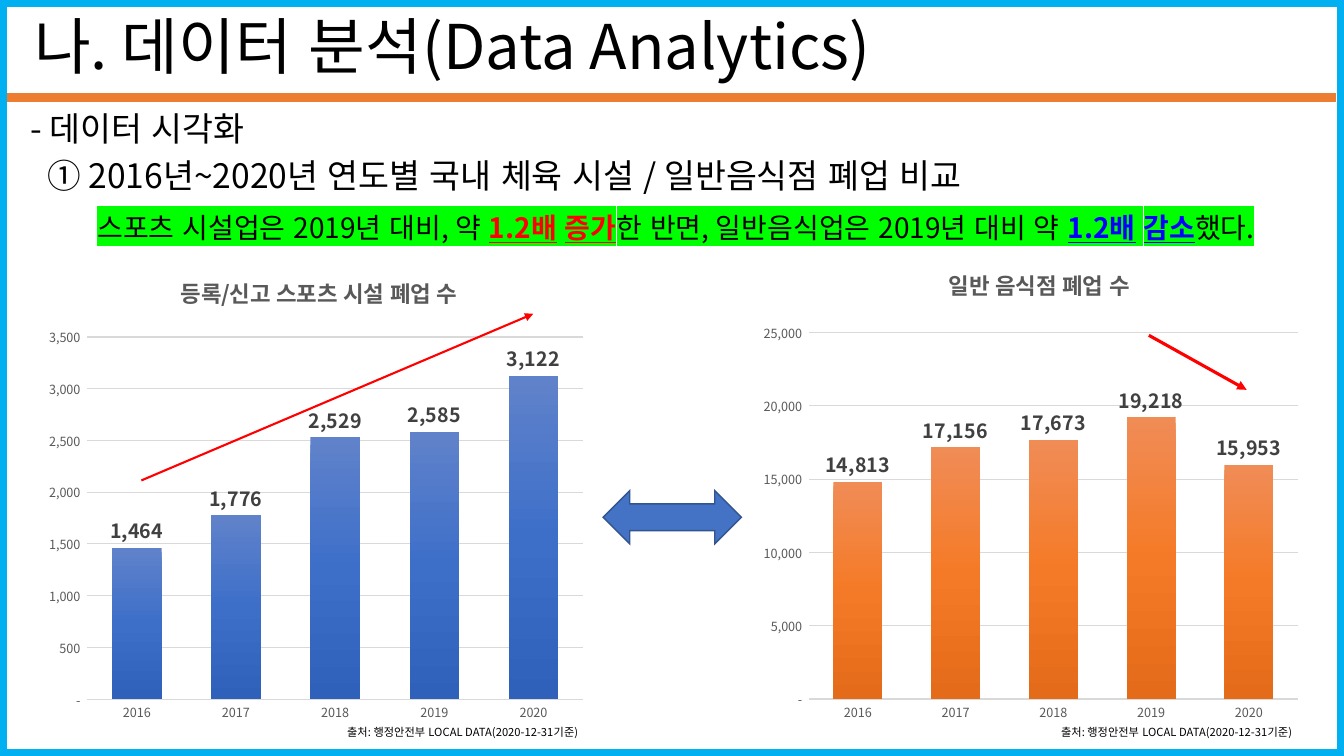
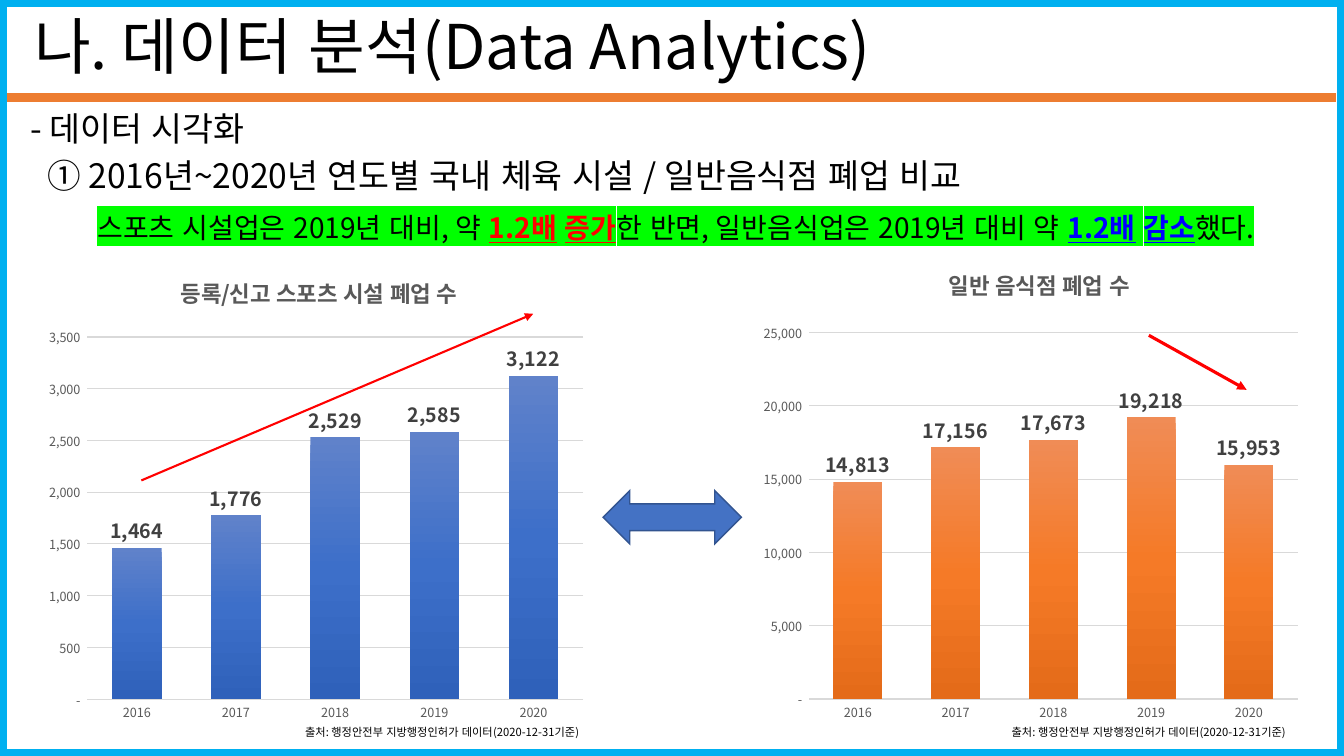
Before and after one commit to seungjae1162/SportsData, a slide deck: slide 9 of standard_in_2020-12-31/코로나19에따른 스포츠시설 폐업 수(20201228_20210103).pptx (slide 8 before the commit). Drawn at 1344x756 pixels with LibreOffice and Linux fonts; fonts in the diff are those of the drawing. Boxes give left, top, right and bottom in pixels: in the first picture for what was removed or moved away, otherwise in the second. Text is boxed around its words. In the diff, an @@ line names an element or a change of style, - is before the commit and + after.

```diff
--- a/standard_in_2020-12-31/코로나19에따른 스포츠시설 폐업 수(20201228_20210103).pptx
+++ b/standard_in_2020-12-31/코로나19에따른 스포츠시설 폐업 수(20201228_20210103).pptx
@@ text at (305, 726, 579, 738): text changed @@
-출처: 행정안전부 LOCAL DATA(2020-12-31기준)
+출처: 행정안전부 지방행정인허가 데이터(2020-12-31기준)
@@ text at (1012, 726, 1285, 738): text changed @@
-출처: 행정안전부 LOCAL DATA(2020-12-31기준)
+출처: 행정안전부 지방행정인허가 데이터(2020-12-31기준)
```
Also in this commit, not shown: 8 other slides changed, 5 slides added.
